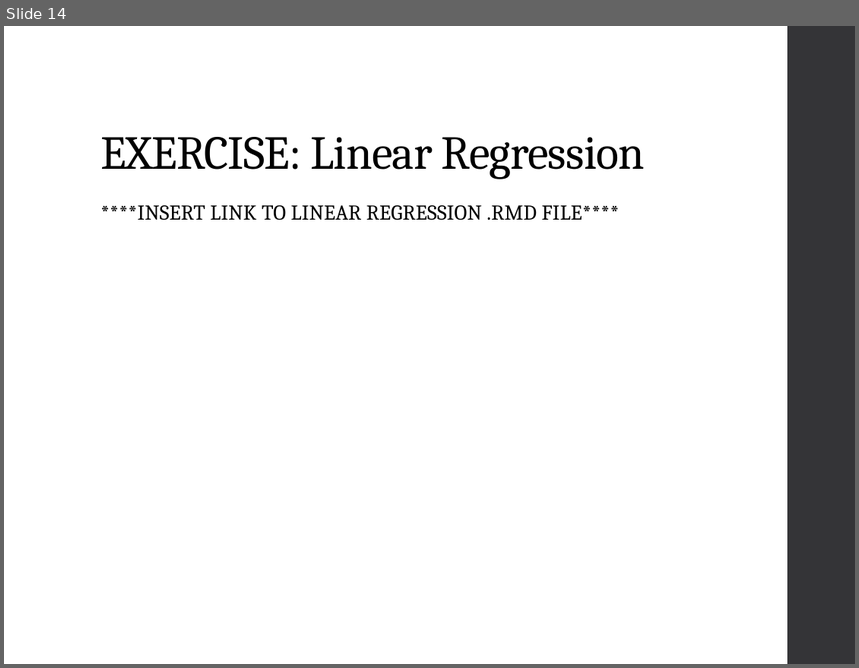
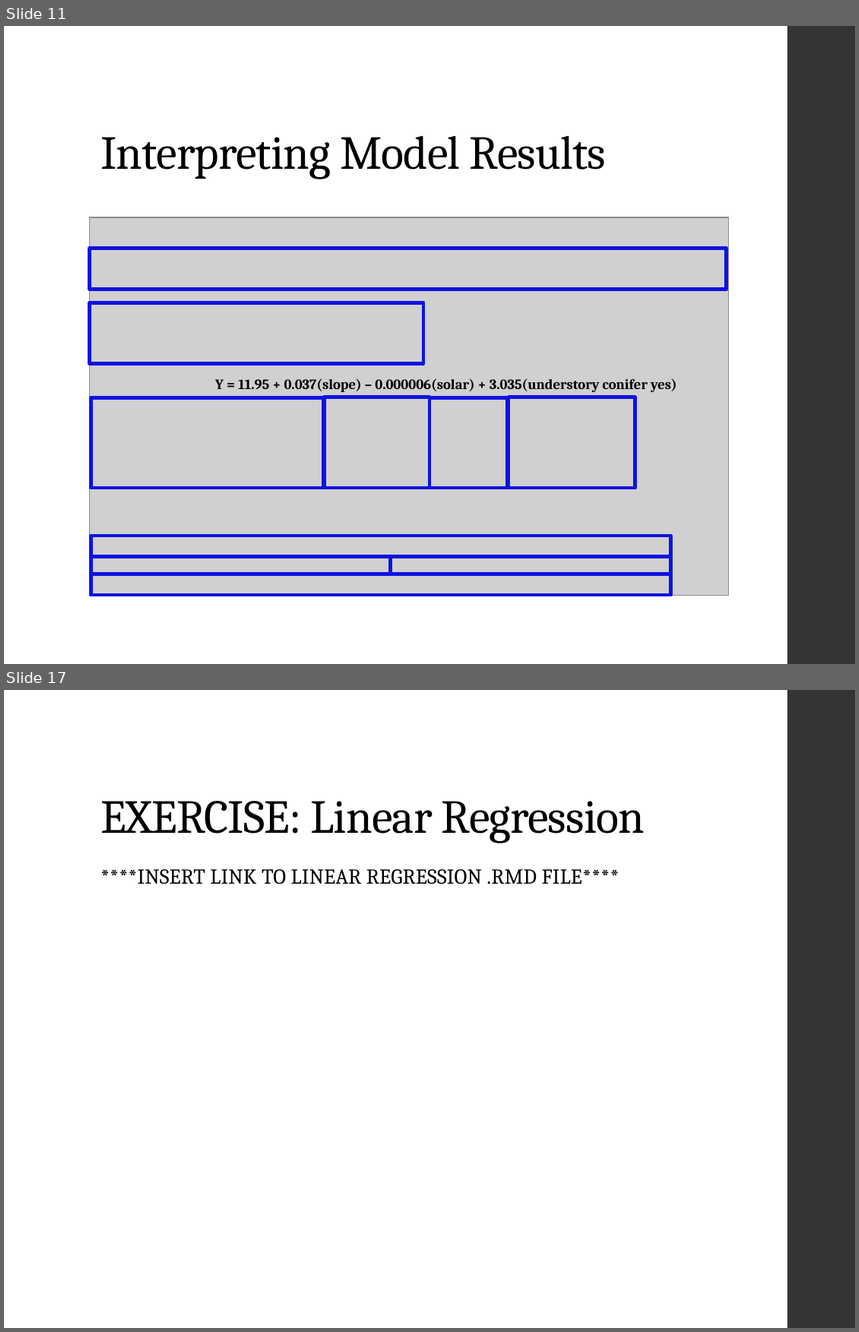
Before and after one commit to ncss-tech/stats_for_soil_survey, a slide deck: presentations/linear_regression/Linear_regression.pptx. Shown one above the other, each under a label of ours: slide 14 before the commit, slides 11 and 17 after it; the slides between them are not shown. The pictures are 859x668 and 859x1332 pixels, drawn with LibreOffice and Linux fonts; fonts in the diff are those of the drawing; grey boxes stand for pictures. Boxes give left, top, right and bottom in pixels: in the first picture for what was removed or moved away, otherwise in the second. Text is boxed around its words. In the diff, an @@ line names an element or a change of style, - is before the commit and + after.

```diff
--- a/presentations/linear_regression/Linear_regression.pptx
+++ b/presentations/linear_regression/Linear_regression.pptx
@@ slide 11 added at (4, 26, 855, 664), background #FFFFFF; not listed: 1 template element that a slide beside it also shows @@
@@ title added at (101, 135, 606, 180), 40 pt, text #000000 @@
+Interpreting Model Results
@@ picture added at (89, 218, 728, 595) @@
@@ rectangle added at (89, 248, 726, 289), outline #0E13E2 3 pt @@
@@ rectangle added at (89, 303, 424, 363), outline #0E13E2 3 pt @@
@@ text added at (215, 379, 677, 392), 12 pt, text #000000, bold @@
+Y = 11.95 + 0.037(slope) – 0.000006(solar) + 3.035(understory conifer yes)
@@ rectangle added at (91, 398, 323, 488), outline #0E13E2 3 pt @@
@@ rectangle added at (324, 397, 430, 487), outline #0E13E2 3 pt @@
@@ rectangle added at (430, 398, 508, 488), outline #0E13E2 3 pt @@
@@ rectangle added at (509, 397, 636, 487), outline #0E13E2 3 pt @@
@@ rectangle added at (91, 536, 671, 556), outline #0E13E2 3 pt @@
@@ rectangle added at (91, 557, 390, 575), outline #0E13E2 3 pt @@
@@ rectangle added at (390, 557, 671, 575), outline #0E13E2 3 pt @@
@@ rectangle added at (91, 574, 671, 594), outline #0E13E2 3 pt @@
@@ what was slide 14 is now slide 17 @@
```
Also in this commit, not shown: 3 slides changed, 6 other slides added, 2 slides removed.
